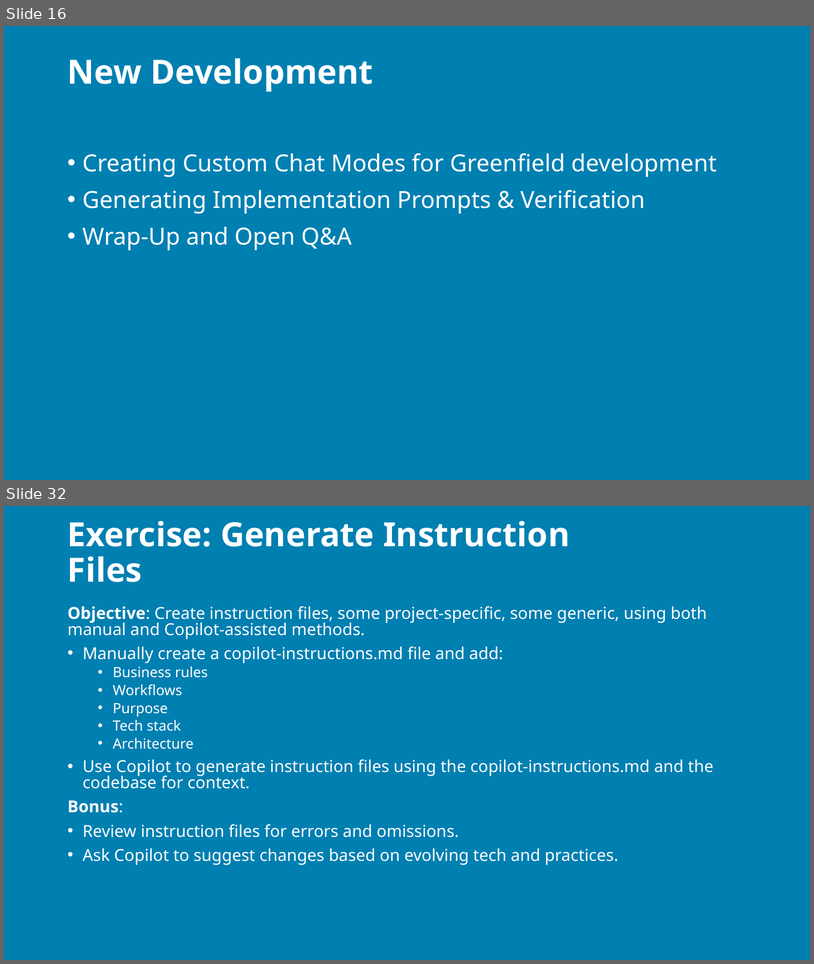
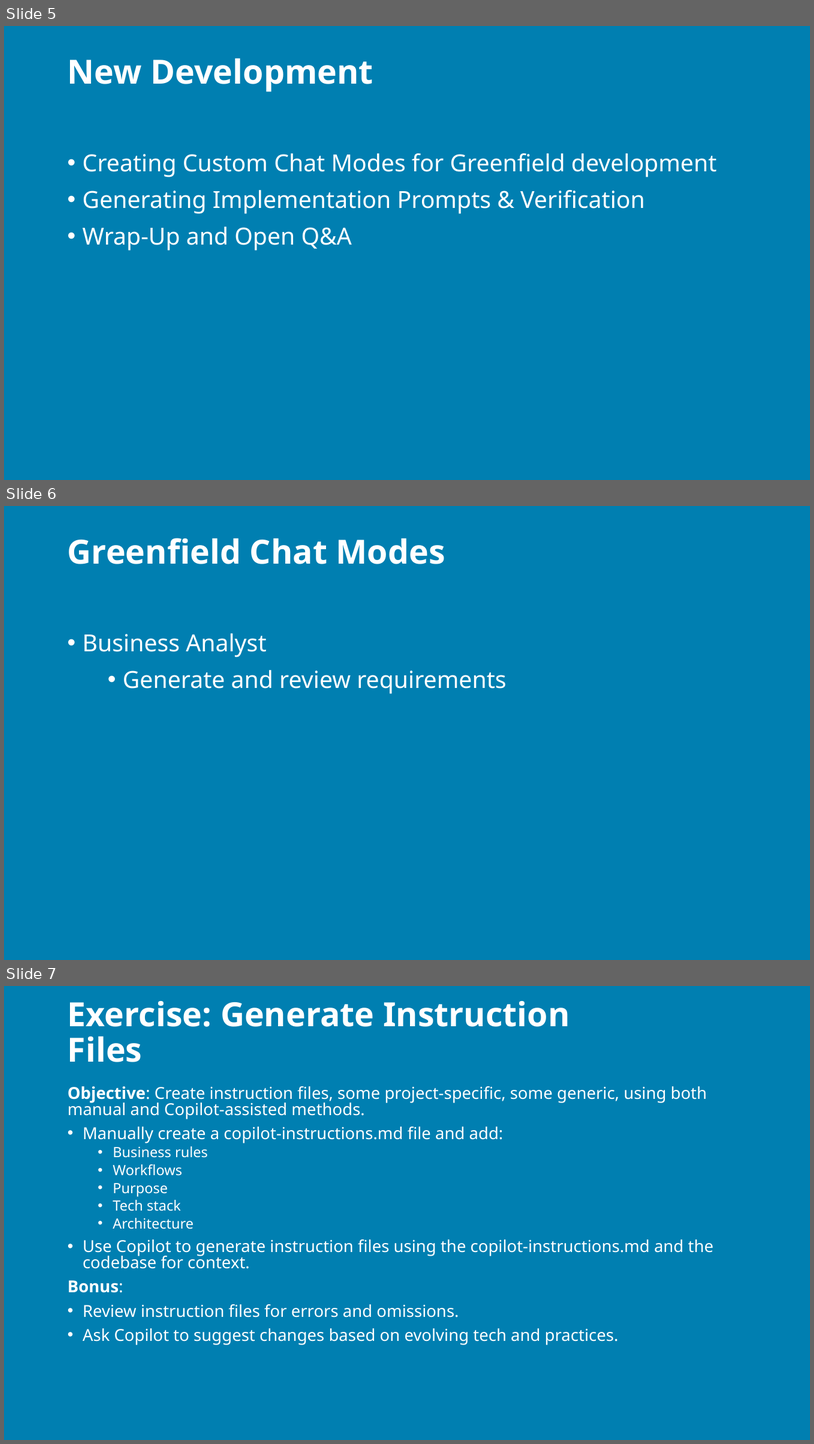
Before and after one commit to j0hnnymiller/AI-Assisted-Software-Development, a slide deck: Slides/AIASD-Greenfield-slides.pptx. Shown one above the other, each under a label of ours: slides 16 and 32 before the commit, slides 5, 6 and 7 after it; the slides between them are not shown. The pictures are 814x964 and 814x1444 pixels, drawn with LibreOffice and Linux fonts; fonts in the diff are those of the drawing; background and template pictures are left out. Boxes give left, top, right and bottom in pixels: in the first picture for what was removed or moved away, otherwise in the second. Text is boxed around its words. In the diff, an @@ line names an element or a change of style, - is before the commit and + after.

Commit message:
Add new slide presentations and cleanup repository
- Add new individual slide presentations:
  * Fundementals-Agenda (MD + PPTX)
  * chatmodes-vs-promptfiles (MD)
  * github-copilot-chat-mode-personas (MD + PPTX)
- Update AIASD-Greenfield-slides.pptx
- Add conversion scripts:
  * convert-pptx-to-md.ps1
  * pptx_to_md.py
- Clean up security-analysis files and validation reports
- Add AI conversation logs for February 2026

```diff
--- a/Slides/AIASD-Greenfield-slides.pptx
+++ b/Slides/AIASD-Greenfield-slides.pptx
@@ slide 6 added at (4,506,810,960), background picture (left out) @@
@@ title added at (68,538,445,564), 29.7 pt, text #FFFFFF, bold @@
+Greenfield Chat Modes
@@ text added at (83,633,506,694), 21 pt, text #FFFFFF @@
+• Business Analyst
+  • Generate and review requirements
@@ what was slide 16 is now slide 5 @@
@@ what was slide 32 is now slide 7 @@
```
Also in this commit, not shown: 1 slide changed, 1 slide removed, 18 other files.
